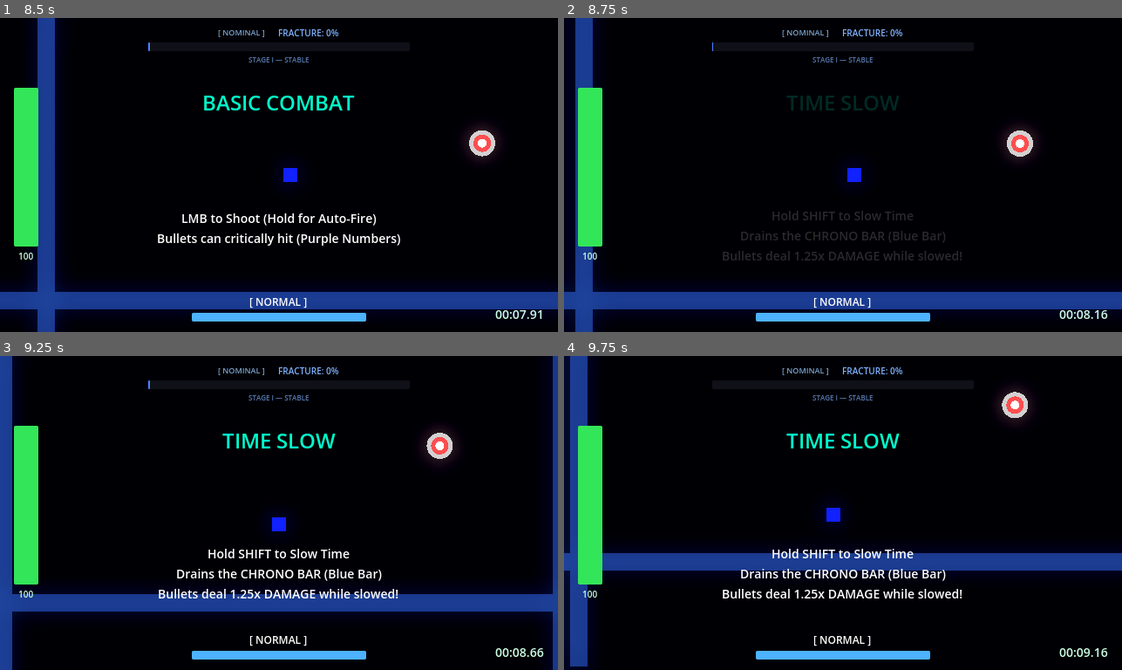
Above: before the commit, frames 1-4 (two rows, left to right).
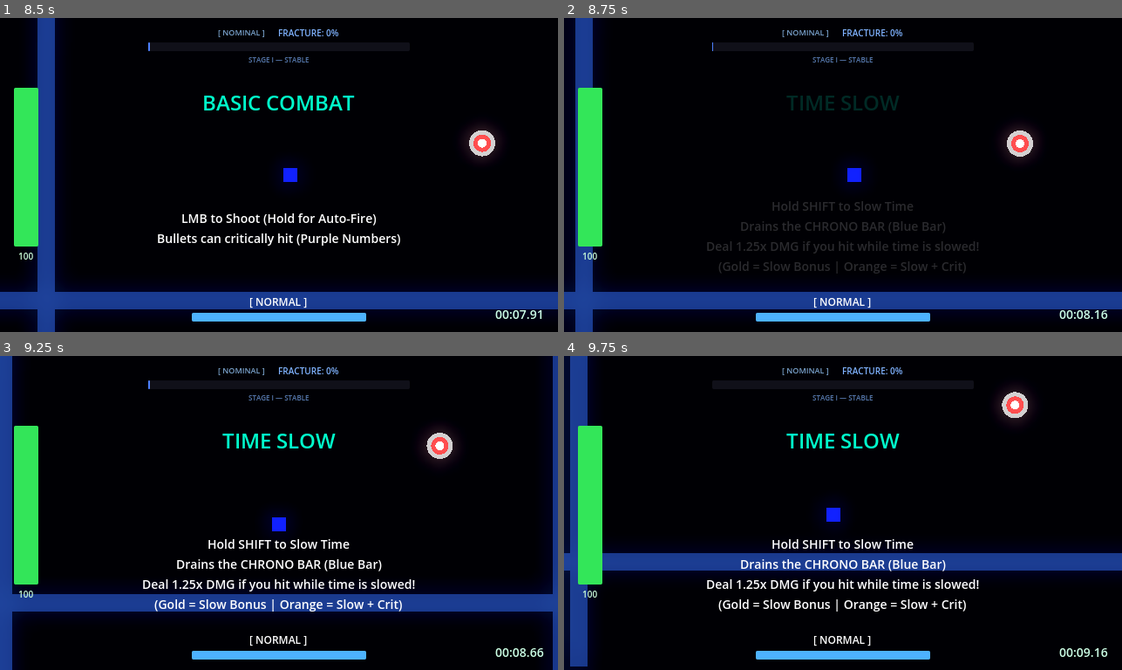
Above: after the commit, the same moments.

Repository: scarf-y/Polychron
Game: Godot game, scene res://scenes/ui/main_menu.tscn
Two runs of this game, one before a commit and one after it. Both use one fixed random seed, a clock stepped at 60 frames per second and the inputs below.
Inputs (mouse positions are in pixels of both pictures, inside the frame that each line leads up to):
- Up to frame 1 (8.5 s): click "INITIATE TUTORIAL" at 0.5 s; tap Enter at 1.25, 5.1 s; move the mouse to (401, 159) at 1.27 s; hold D (move_right) 1.28-2.03 s; tap Q (dash) at 1.35, 5.85 s; move the mouse to (167, 190) at 2.02 s; hold S (move_down) 2.03-2.78 s; click (167, 190) at 2.1 s; move the mouse to (334, 105) at 2.77 s; hold D (move_right) 2.78-3.53 s; tap E (time_erase) at 2.85, 7.35 s; move the mouse to (251, 237) at 3.52 s; hold W (move_up) 3.53-4.28 s; tap Shift (time_slow) at 3.6, 8.1 s; move the mouse to (446, 222) at 4.27 s; hold A (move_left) 4.28-5.78 s; tap Space (time_stop) at 4.35 s; move the mouse to (111, 127) at 5.02 s; move the mouse to (306, 175) at 5.77 s; hold S (move_down) 5.78-6.53 s; move the mouse to (195, 96) at 6.52 s; hold D (move_right) 6.53-7.28 s; click (195, 96) at 6.6 s; move the mouse to (401, 159) at 7.27 s; hold W (move_up) 7.28-8.03 s; move the mouse to (167, 190) at 8.02 s; hold D (move_right) from 8.03 s (still down)
- Up to frame 2 (8.75 s): keep holding D (move_right)
- Up to frame 3 (9.25 s): move the mouse to (334, 443) at 8.77 s; release D (move_right) at 8.78 s; hold S (move_down) from 8.78 s (still down); tap Space (time_stop) at 8.85 s
- Up to frame 4 (9.75 s): move the mouse to (815, 575) at 9.52 s; release S (move_down) at 9.53 s; hold A (move_left) from 9.53 s (still down); tap Enter at 9.6 s

Frame 1 is identical in both runs. In frame 2, 2.2% of the frame differs, in the area x 25-75%, y 58-82%; in frame 3, 3.7%; in frame 4, 3.7%.

Commit message:
style: enhanced damage numbers colors and clarified tutorial text

Diff:
--- a/scripts/bullet.gd
+++ b/scripts/bullet.gd
@@ -94,11 +94,19 @@
 		if body.has_method("take_damage"):
 			body.take_damage(damage)
 
+		# Determine damage number color
+		var hit_color := Color.WHITE
+		var is_slowed := TimeManager.current_state == TimeManager.TimeState.SLOWED
+
+		if is_slowed and is_crit:
+			hit_color = Color(1.0, 0.5, 0.1) # Electric Orange (Super Hit)
+		elif is_slowed:
+			hit_color = Color(1.0, 0.85, 0.3) # Gold (Time Slow Buff)
+		elif is_crit:
+			hit_color = Color(0.8, 0.2, 1.0) # Neon Purple (Critical)
+
 		# Spawn floating damage number
-		if TimeManager.current_state == TimeManager.TimeState.SLOWED:
-			GameJuice.spawn_damage_number(damage, body.global_position, is_crit, Color(1.0, 0.85, 0.3), 1.2)
-		else:
-			GameJuice.spawn_damage_number(damage, body.global_position, is_crit)
+		GameJuice.spawn_damage_number(damage, body.global_position, is_crit, hit_color, 1.2 if is_slowed else 1.0)
 
 		# Impact effect
 		if is_crit:
--- a/scripts/tutorial_level.gd
+++ b/scripts/tutorial_level.gd
@@ -26,7 +26,7 @@
 	},
 	{
 		"title": "TIME SLOW",
-		"info": "Hold SHIFT to Slow Time\nDrains the CHRONO BAR (Blue Bar)\nBullets deal 1.25x DAMAGE while slowed!",
+		"info": "Hold SHIFT to Slow Time\nDrains the CHRONO BAR (Blue Bar)\nDeal 1.25x DMG if you hit while time is slowed!\n(Gold = Slow Bonus | Orange = Slow + Crit)",
 		"condition": "slow"
 	},
 	{
